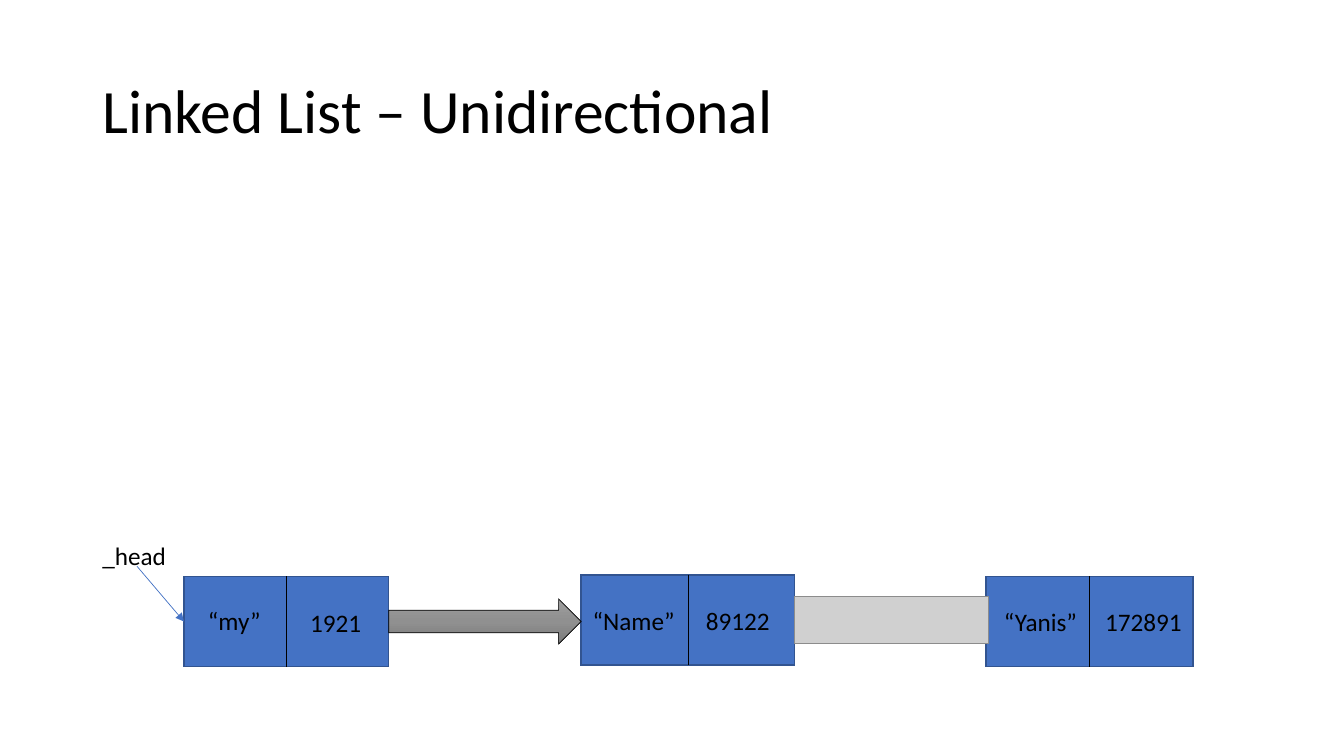
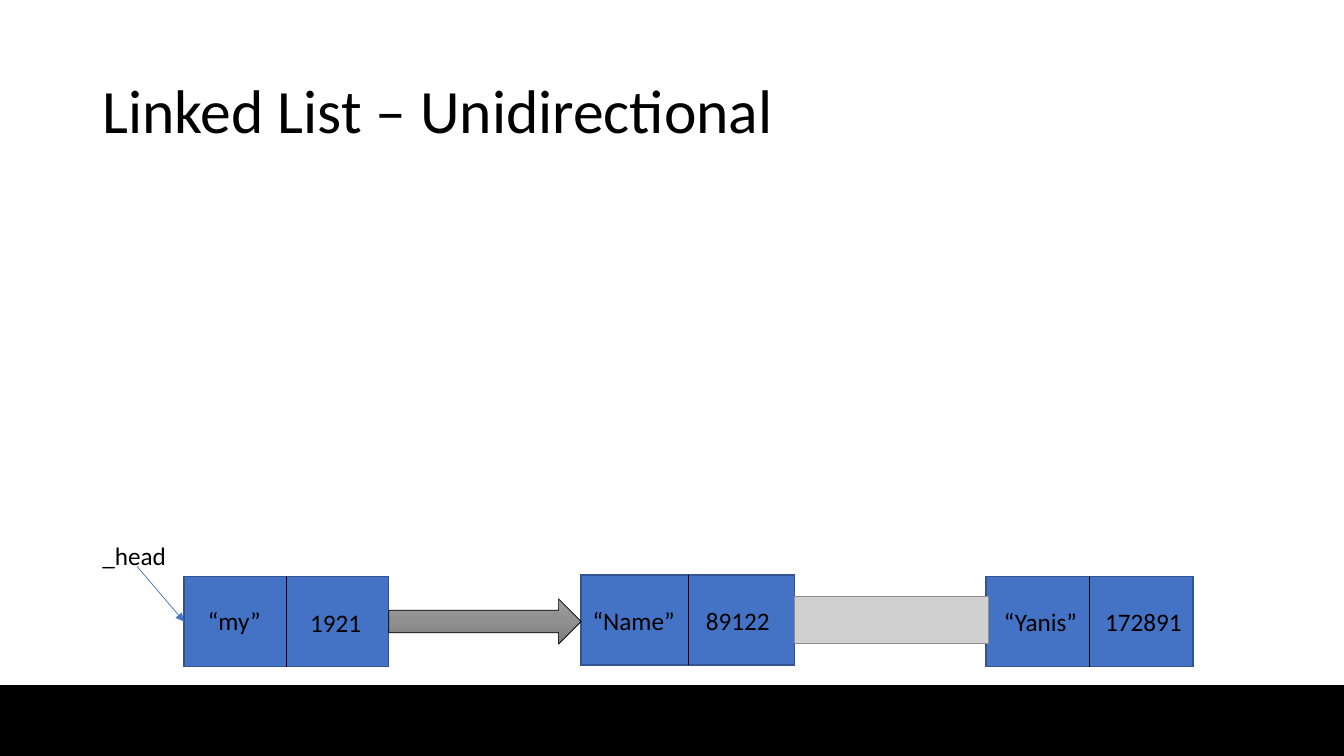
Before and after one commit to Noah274/Grundner-Ferecean-Linked-List-2022, a slide deck: slide 3 of Linked_List.pptx. Drawn at 1344x756 pixels with LibreOffice and Linux fonts; fonts in the diff are those of the drawing; grey boxes stand for pictures; background and template pictures are left out. Boxes give left, top, right and bottom in pixels: in the first picture for what was removed or moved away, otherwise in the second. Text is boxed around its words. In the diff, an @@ line names an element or a change of style, - is before the commit and + after.

```diff
--- a/Linked_List.pptx
+++ b/Linked_List.pptx
@@ rectangle added at bbox=[0, 687, 1344, 756], fill #000000, outline #000000 1 pt @@
```
Also in this commit, not shown: 2 other slides changed, 1 other file.
